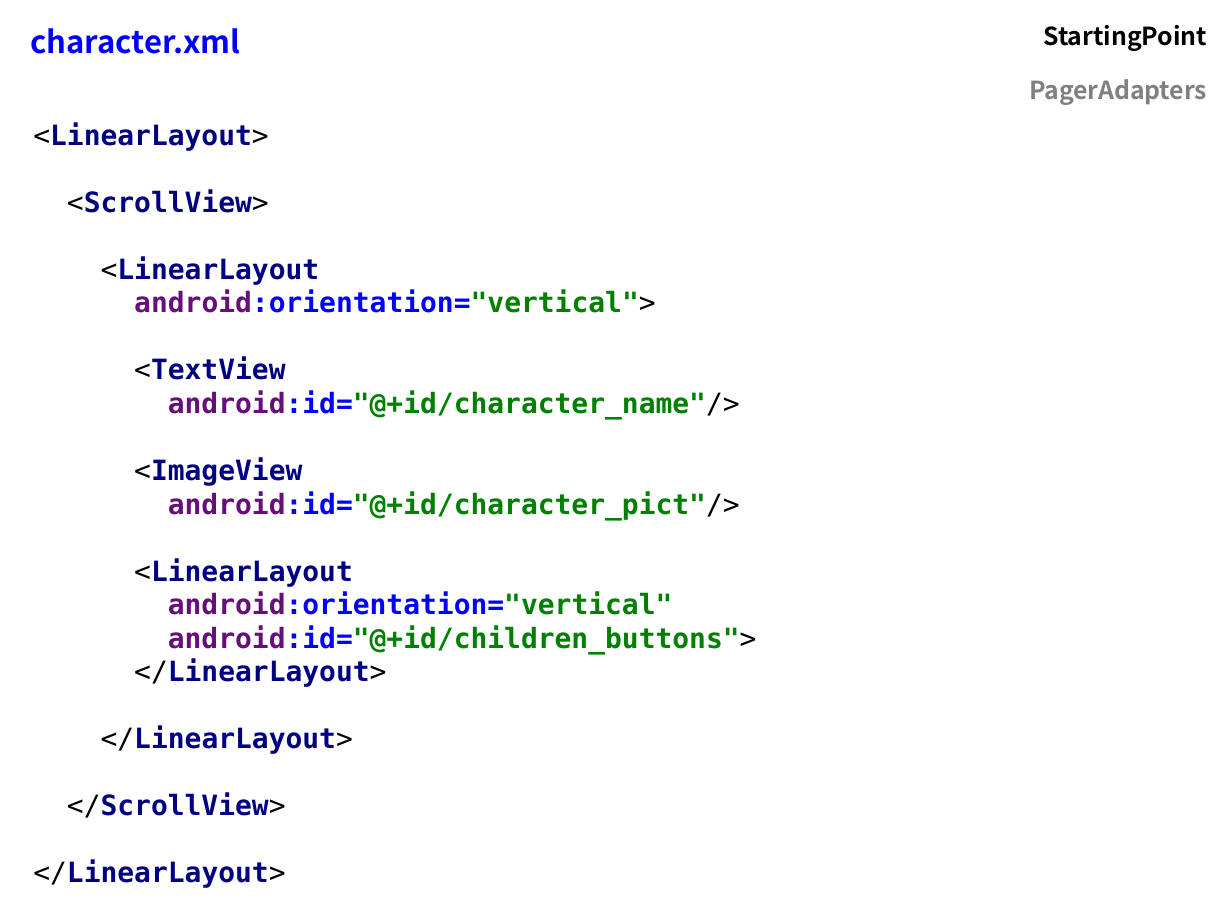
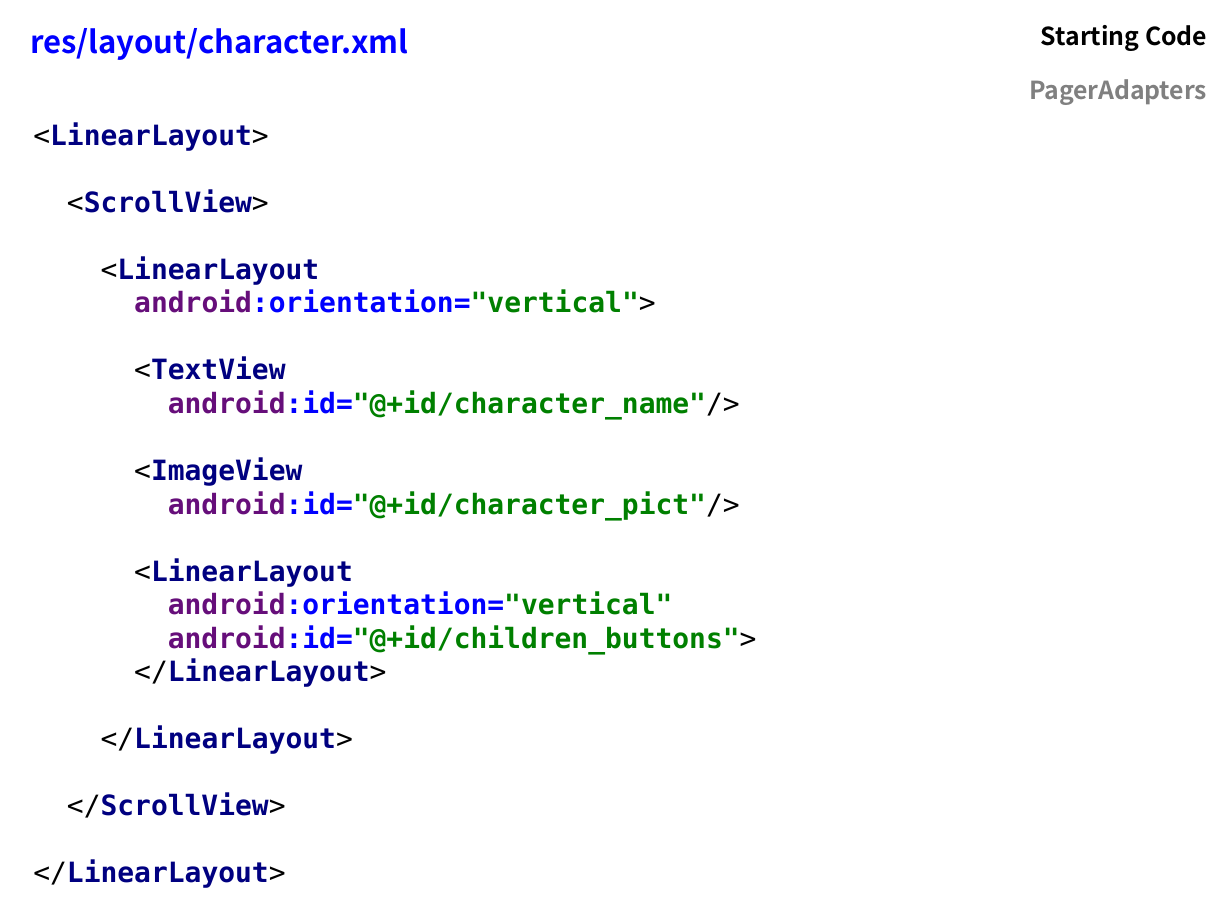
Before and after one commit to flocela/PagerAdaptersHandouts, a slide deck: slide 13 of PagerAdapterPresentation.odp (slide 6 before the commit). Drawn at 1232x924 pixels with LibreOffice and Linux fonts; fonts in the diff are those of the drawing. Boxes give left, top, right and bottom in pixels: in the first picture for what was removed or moved away, otherwise in the second. Text is boxed around its words. In the diff, an @@ line names an element or a change of style, - is before the commit and + after.

```diff
--- a/PagerAdapterPresentation.odp
+++ b/PagerAdapterPresentation.odp
@@ table at [19, 11, 1219, 109] @@
-row 1, column 1: character.xml
+row 1, column 1: res/layout/character.xml
-row 1, column 2: StartingPoint
+row 1, column 2: Starting Code
```
Also in this commit, not shown: 31 other slides changed, 10 slides added, 3 slides removed, 11 other files.
